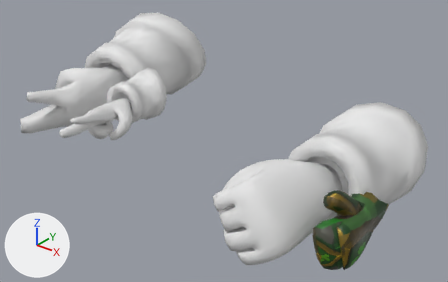
A saved change to the Blender file Assets/Models/Hands/Knight/Hand_Knight_Left.blend.
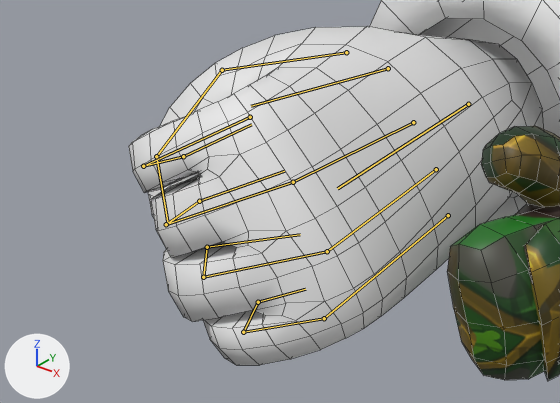
Each version is shown whole from a camera (50 mm lens) standing at (0.859, -1.282, 0.842) and looking at (-0.274, 0.134, -0.036), then close up on the part from 38% to 78% of the width and 54% to 98% of the height. The lights are fixed; the arrows at lower left show +X, +Y and +Z. The last two pictures show the newer version. Both versions are drawn at frame 5 of the action 'Hand_Knight_Right_Z_Fist'; the numbers are the values there. The bones that change, and the others that lie on the model, are drawn over the model as lines in the close-ups. The close-ups show mesh edges as thin lines.

The first close-up shows 'Hand_Knight_Left', 'Hand_Knight_Left.002', 'Hand_Knight_Left_Bracer'.
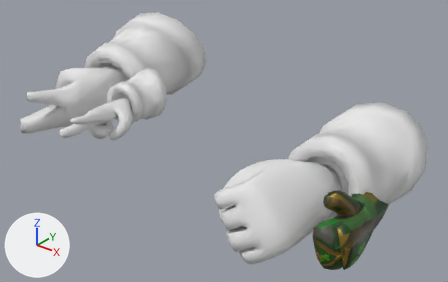
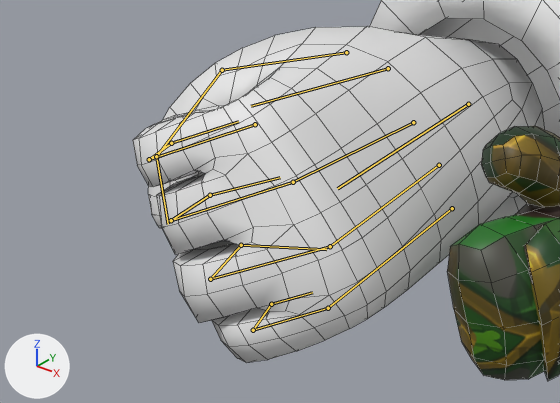
Edits to the bpy script that builds the scene:
```text
Change bone_f_index_01_r:
    where bone_f_index_01_r = bpy.data.objects['Hand_Knight_Left_Armature'].pose.bones['f_index.01.R']  # child of 'palm.01.R'
    bone_f_index_01_r.location: (-0.0037, 0.0028, 0.0) -> (-0.0076, 0.003, 0.0014)
    bone_f_index_01_r.rotation_quaternion: (0.908, -0.414, -0.014, -0.063) -> (0.885, -0.45, -0.092, -0.077)  # degrees (-49, -4, -6) -> degrees (-54, -13, -3)
Change bone_f_index_02_r:
    where bone_f_index_02_r = bpy.data.objects['Hand_Knight_Left_Armature'].pose.bones['f_index.02.R']  # child of 'f_index.01.R'
    bone_f_index_02_r.rotation_quaternion: (0.789, -0.614, 0.0, 0.0) -> (0.86, -0.511, 0.0, 0.0)  # degrees (-76, 0, 0) -> degrees (-61, 0, 0)
Change bone_f_index_03_r:
    where bone_f_index_03_r = bpy.data.objects['Hand_Knight_Left_Armature'].pose.bones['f_index.03.R']  # child of 'f_index.02.R'
    bone_f_index_03_r.rotation_quaternion: (0.778, -0.628, 0.0, 0.0) -> (0.692, -0.722, 0.0, 0.0)  # degrees (-78, 0, 0) -> degrees (-92, 0, 0)
Change bone_f_middle_01_r:
    where bone_f_middle_01_r = bpy.data.objects['Hand_Knight_Left_Armature'].pose.bones['f_middle.01.R']  # child of 'palm.02.R'
    bone_f_middle_01_r.rotation_quaternion: (0.924, -0.381, 0.0, 0.0) -> (0.91, -0.414, 0.0, 0.0)  # degrees (-45, 0, 0) -> degrees (-49, 0, 0)
Change bone_f_middle_03_r:
    where bone_f_middle_03_r = bpy.data.objects['Hand_Knight_Left_Armature'].pose.bones['f_middle.03.R']  # child of 'f_middle.02.R'
    bone_f_middle_03_r.rotation_quaternion: (0.831, -0.556, 0.0, 0.0) -> (0.702, -0.712, 0.0, 0.0)  # degrees (-68, 0, 0) -> degrees (-91, 0, 0)
Change bone_palm_03_r:
    where bone_palm_03_r = bpy.data.objects['Hand_Knight_Left_Armature'].pose.bones['palm.03.R']  # child of 'hand.R'
    bone_palm_03_r.location: (0.0, 0.0, 0.0) -> (0.0014, -0.0009, 0.0021)
Change bone_f_ring_01_r:
    where bone_f_ring_01_r = bpy.data.objects['Hand_Knight_Left_Armature'].pose.bones['f_ring.01.R']  # child of 'palm.03.R'
    bone_f_ring_01_r.rotation_quaternion: (0.952, -0.306, 0.0, 0.0) -> (0.949, -0.313, 0.019, 0.027)  # degrees (-36, 0, 0) -> degrees (-36, 3, 2)
Change bone_f_ring_02_r:
    where bone_f_ring_02_r = bpy.data.objects['Hand_Knight_Left_Armature'].pose.bones['f_ring.02.R']  # child of 'f_ring.01.R'
    bone_f_ring_02_r.rotation_quaternion: (0.872, -0.488, 0.023, -0.034) -> (0.799, -0.6, 0.028, -0.031)  # degrees (-59, 0, -5) -> degrees (-74, 0, -5)
Change bone_f_ring_03_r:
    where bone_f_ring_03_r = bpy.data.objects['Hand_Knight_Left_Armature'].pose.bones['f_ring.03.R']  # child of 'f_ring.02.R'
    bone_f_ring_03_r.rotation_quaternion: (0.873, -0.486, 0.038, 0.016) -> (0.757, -0.652, 0.034, 0.023)  # degrees (-58, 5, -1) -> degrees (-81, 5, -1)
Change bone_palm_04_r:
    where bone_palm_04_r = bpy.data.objects['Hand_Knight_Left_Armature'].pose.bones['palm.04.R']  # child of 'hand.R'
    bone_palm_04_r.location: (0.0018, 0.0041, -0.0015) -> (0.0024, 0.0001, -0.0012)
    bone_palm_04_r.rotation_euler: (0.0, -0.0349, -0.175) -> (0.0, -0.0524, -0.192)  # degrees (0, -2, -10) -> degrees (0, -3, -11)
Change bone_f_pinky_01_r:
    where bone_f_pinky_01_r = bpy.data.objects['Hand_Knight_Left_Armature'].pose.bones['f_pinky.01.R']  # child of 'palm.04.R'
    bone_f_pinky_01_r.rotation_quaternion: (0.977, -0.215, 0.0, 0.0) -> (0.969, -0.232, 0.036, 0.071)  # degrees (-25, 0, 0) -> degrees (-27, 6, 7)
Change bone_f_pinky_03_r:
    where bone_f_pinky_03_r = bpy.data.objects['Hand_Knight_Left_Armature'].pose.bones['f_pinky.03.R']  # child of 'f_pinky.02.R'
    bone_f_pinky_03_r.rotation_quaternion: (0.8, -0.6, 0.0, 0.0) -> (0.694, -0.72, 0.0, 0.0)  # degrees (-74, 0, 0) -> degrees (-92, 0, 0)
```

Boxes (x1, y1, x2, y2) around the edits, measured in the close-ups (560 x 403 px):
'Hand_Knight_Left', posed
    before: (129, 27, 544, 365)
    after: (133, 27, 545, 363)
bone 'f_index.01.R', root to tip
    before: (250, 117) to (143, 166)
    after: (255, 124) to (149, 159)
bone 'f_index.02.R', root to tip
    before: (143, 166) to (183, 156)
    after: (149, 159) to (171, 143)
bone 'f_index.03.R', root to tip
    before: (183, 156) to (251, 124)
    after: (171, 143) to (238, 121)
bone 'f_middle.01.R', root to tip
    before: (293, 182) to (166, 224)
    after: (293, 182) to (171, 220)
bone 'f_middle.03.R', root to tip
    before: (199, 201) to (284, 171)
    after: (210, 195) to (280, 177)
bone 'palm.03.R', root to tip
    before: (436, 169) to (327, 251)
    after: (439, 165) to (330, 246)
bone 'f_ring.01.R', root to tip
    before: (327, 251) to (203, 277)
    after: (330, 246) to (210, 279)
bone 'f_ring.02.R', root to tip
    before: (203, 277) to (207, 247)
    after: (210, 279) to (241, 245)
bone 'f_ring.03.R', root to tip
    before: (207, 247) to (300, 234)
    after: (241, 245) to (326, 249)
bone 'palm.04.R', root to tip
    before: (448, 215) to (324, 318)
    after: (452, 208) to (328, 308)
bone 'f_pinky.01.R', root to tip
    before: (324, 318) to (243, 332)
    after: (328, 308) to (253, 330)
bone 'f_pinky.03.R', root to tip
    before: (258, 302) to (305, 289)
    after: (271, 304) to (312, 292)
